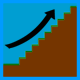
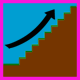
Two versions of the same layered image (80px x 80px). Layer-by-layer changes:
painted on "Layer 3" over (0, 0, 80, 80)
